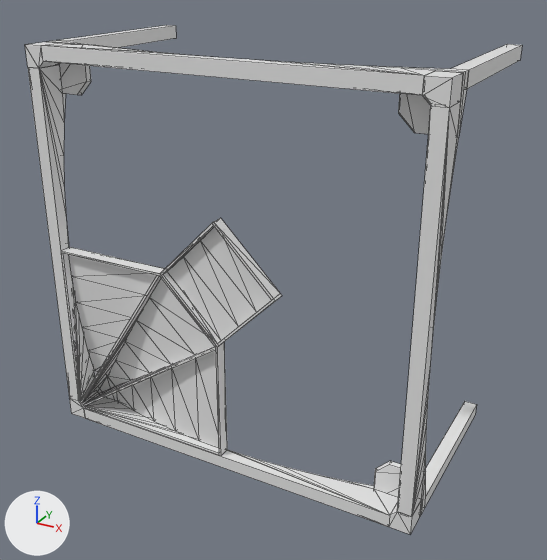
The OBJ model examples/model_export.obj, before and after one commit.
Before and after are seen from a 50 mm lens placed at (5618.0, -8452.0, 4539.0), pointed at (105.0, 1571.0, -473.0). Arrows for +X, +Y and +Z are at lower left; the lights stay in place. The picture after the commit comes second. Mesh edges are drawn as thin lines on the coarser meshes. Where no turn or scale is listed for an object, it has been applied to the vertices.
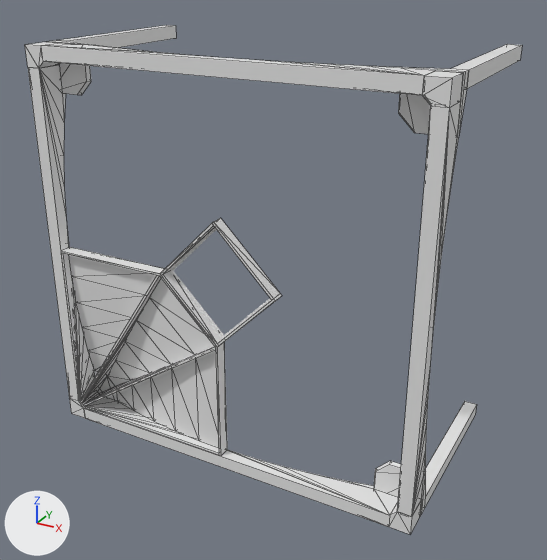
Pixel boxes (x1, y1, x2, y2) of what changed, in the pictures (547 x 560 px):
'Mesh 263', deleted: before (183, 241, 256, 326)
'Mesh 264', deleted: before (168, 257, 239, 340)
'Mesh 262', deleted: before (200, 227, 271, 312)

Patch to the scene script:
```diff
--- a/examples/model_export.obj.py
+++ b/examples/model_export.obj.py
@@ ob_mesh_262 @@
-ob_mesh_262 = bpy.data.objects.new('Mesh 262', me_mesh_262)
-ob_mesh_262.location = (0.0, 0.0, 0.0)
@@ ob_mesh_263 @@
-ob_mesh_263 = bpy.data.objects.new('Mesh 263', me_mesh_263)
-ob_mesh_263.location = (0.0, 0.0, 0.0)
@@ ob_mesh_264 @@
-ob_mesh_264 = bpy.data.objects.new('Mesh 264', me_mesh_264)
-ob_mesh_264.location = (0.0, 0.0, 0.0)
```
